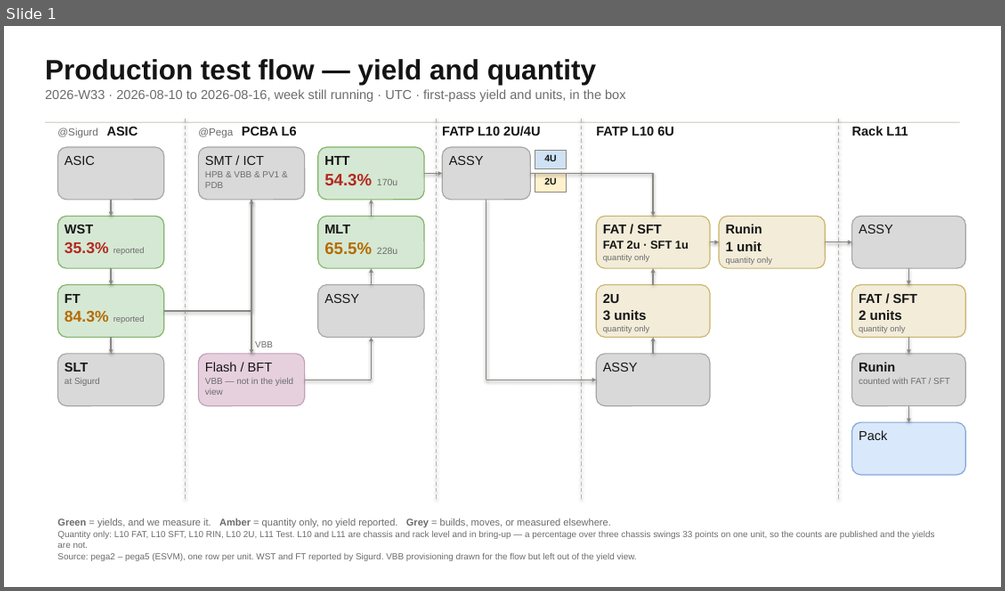
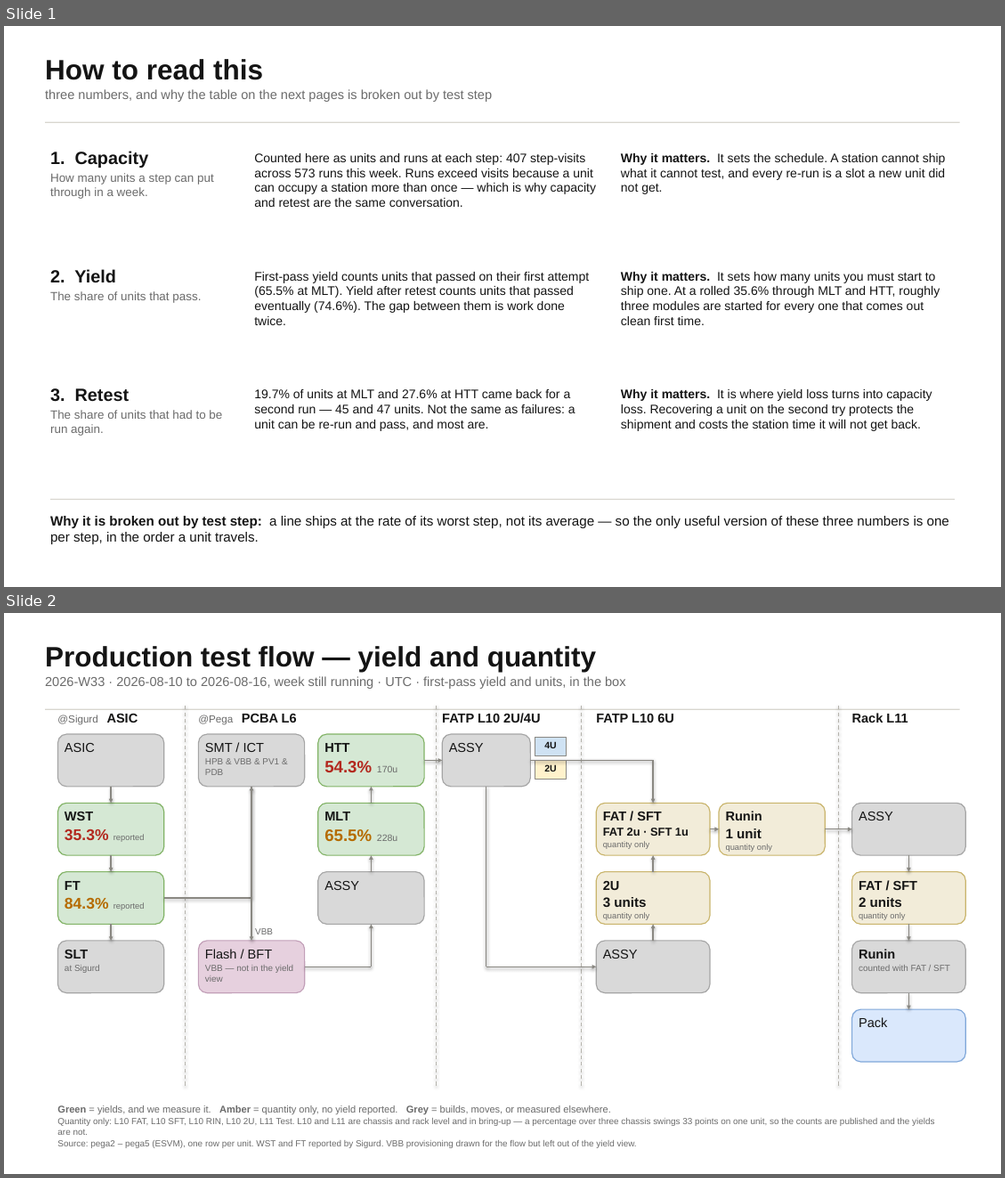
Before and after one commit to Quan-Etched/32x_MP_Auto_DailyReport, a slide deck: decks/weekly-2026-W33.pptx. Shown one above the other, each under a label of ours: slide 1 before the commit, slides 1 and 2 after it. The pictures are 1005x591 and 1005x1178 pixels, drawn with LibreOffice and Linux fonts; fonts in the diff are those of the drawing. Boxes give left, top, right and bottom in pixels: in the first picture for what was removed or moved away, otherwise in the second. Text is boxed around its words. In the diff, an @@ line names an element or a change of style, - is before the commit and + after.

```diff
--- a/decks/weekly-2026-W33.pptx
+++ b/decks/weekly-2026-W33.pptx
@@ slide 1 added at box(4, 26, 1001, 587), background #FFFFFF @@
@@ text added at box(45, 59, 493, 102), 12.5 pt, text #6B6B6B @@
+How to read this
+three numbers, and why the table on the next pages is broken out by test step
@@ rectangle added at box(45, 122, 960, 123), fill #D8D6CF @@
@@ text added at box(50, 151, 214, 199), 11.5 pt, text #6B6B6B @@
+1. Capacity
+How many units a step can put through in a week.
@@ text added at box(254, 153, 596, 207), 12 pt, text #141414 @@
+Counted here as units and runs at each step: 407 step-visits across 573 runs this week. Runs exceed visits because a unit can occupy a station more than once — which is why capacity and retest are the same conversation.
@@ text added at box(621, 153, 946, 194), 12 pt, text #141414 @@
+Why it matters. It sets the schedule. A station cannot ship what it cannot test, and every re-run is a slot a new unit did not get.
@@ text added at box(50, 269, 201, 303), 11.5 pt, text #6B6B6B @@
+2. Yield
+The share of units that pass.
@@ text added at box(254, 272, 590, 325), 12 pt, text #141414 @@
+First-pass yield counts units that passed on their first attempt (65.5% at MLT). Yield after retest counts units that passed eventually (74.6%). The gap between them is work done twice.
@@ text added at box(621, 272, 939, 325), 12 pt, text #141414 @@
+Why it matters. It sets how many units you must start to ship one. At a rolled 35.6% through MLT and HTT, roughly three modules are started for every one that comes out clean first time.
@@ text added at box(50, 388, 222, 435), 11.5 pt, text #6B6B6B @@
+3. Retest
+The share of units that had to be run again.
@@ text added at box(254, 389, 575, 431), 12 pt, text #141414 @@
+19.7% of units at MLT and 27.6% at HTT came back for a second run — 45 and 47 units. Not the same as failures: a unit can be re-run and pass, and most are.
@@ text added at box(621, 389, 931, 431), 12 pt, text #141414 @@
+Why it matters. It is where yield loss turns into capacity loss. Recovering a unit on the second try protects the shipment and costs the station time it will not get back.
@@ rectangle added at box(50, 499, 955, 499), fill #D8D6CF @@
@@ text added at box(50, 516, 949, 544), 13 pt, text #141414 @@
+Why it is broken out by test step: a line ships at the rate of its worst step, not its average — so the only useful version of these three numbers is one per step, in the order a unit travels.
@@ what was slide 1 is now slide 2 @@
```
Also in this commit, not shown: 1 other slide added, 2 other files.
